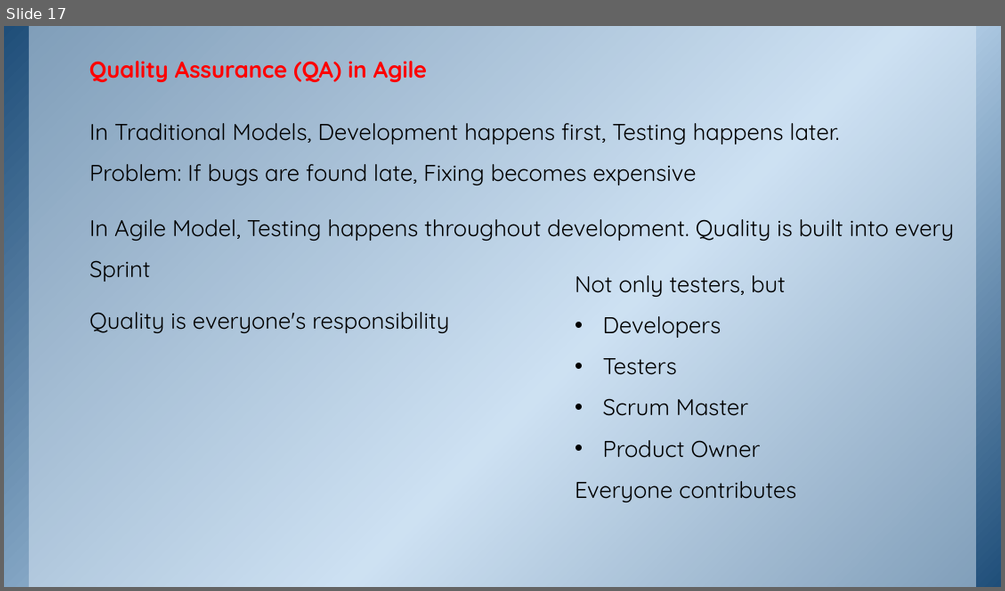
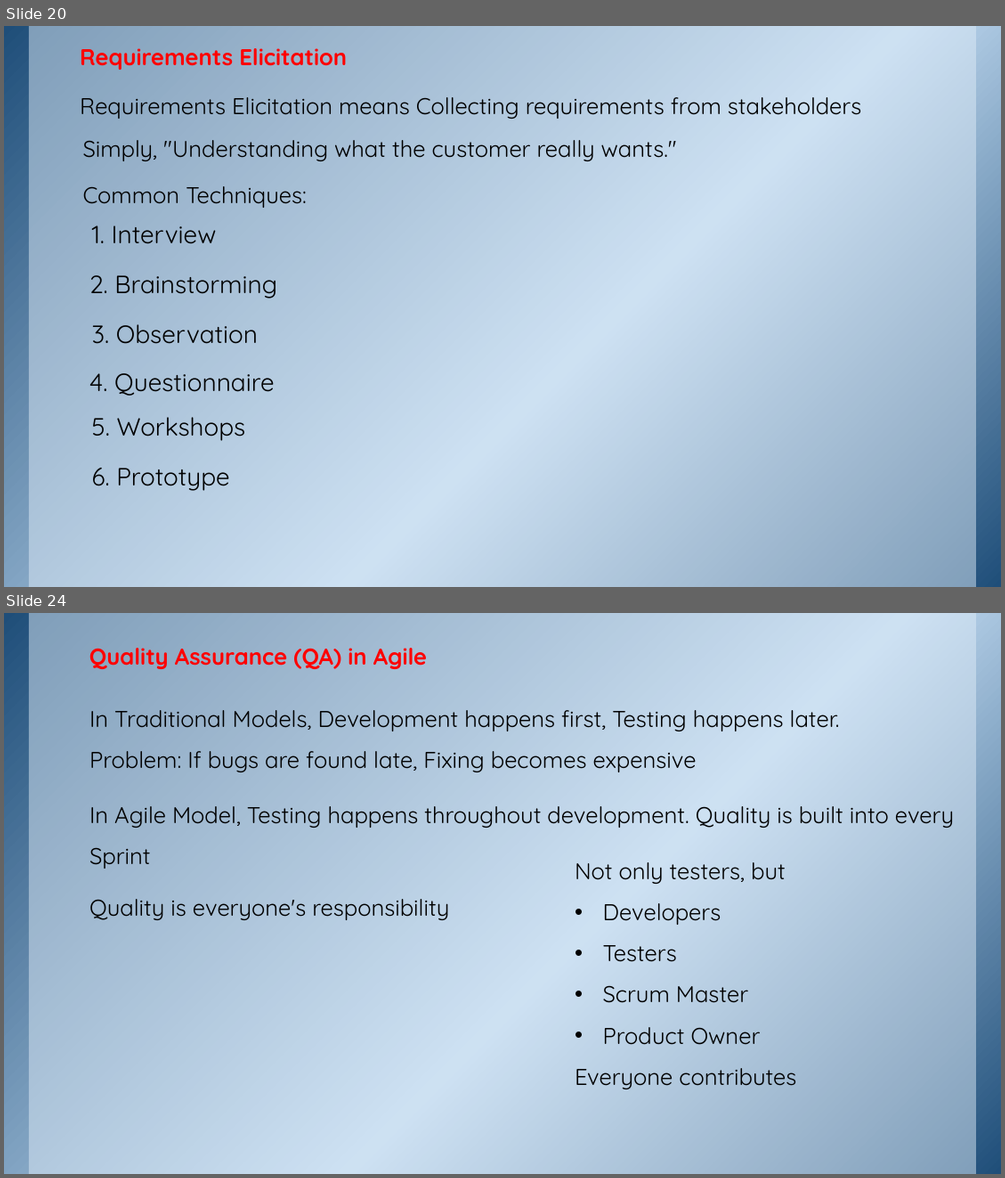
Before and after one commit to ketkiinamdar/IGCOE, a slide deck: TE - Lecture-7-3Aug2026.pptx. Shown one above the other, each under a label of ours: slide 17 before the commit, slides 20 and 24 after it; the slides between them are not shown. The pictures are 1005x591 and 1005x1178 pixels, drawn with LibreOffice and Linux fonts; fonts in the diff are those of the drawing; background and template pictures are left out. Boxes give left, top, right and bottom in pixels: in the first picture for what was removed or moved away, otherwise in the second. Text is boxed around its words. In the diff, an @@ line names an element or a change of style, - is before the commit and + after.

```diff
--- a/TE - Lecture-7-3Aug2026.pptx
+++ b/TE - Lecture-7-3Aug2026.pptx
@@ slide 20 added at (4, 26, 1001, 587), background picture (left out); not listed: 2 template elements that a slide beside it also shows @@
@@ text added at (80, 48, 347, 70), 22 pt, text #FF0000, bold @@
+Requirements Elicitation
@@ text added at (80, 97, 862, 119), 22 pt, text #000000 @@
+Requirements Elicitation means Collecting requirements from stakeholders
@@ text added at (83, 140, 677, 161), 22 pt, text #000000 @@
+Simply, "Understanding what the customer really wants."
@@ text added at (83, 186, 307, 208), 22 pt, text #000000 @@
+Common Techniques:
@@ text added at (92, 225, 217, 244), 24 pt, text #000000 @@
+1. Interview
@@ text added at (89, 275, 277, 298), 24 pt, text #000000 @@
+2. Brainstorming
@@ text added at (92, 324, 258, 344), 24 pt, text #000000 @@
+3. Observation
@@ text added at (89, 373, 274, 395), 24 pt, text #000000 @@
+4. Questionnaire
@@ text added at (92, 417, 246, 441), 24 pt, text #000000 @@
+5. Workshops
@@ text added at (92, 467, 229, 491), 24 pt, text #000000 @@
+6. Prototype
@@ what was slide 17 is now slide 24 @@
```
Also in this commit, not shown: 6 other slides added.
